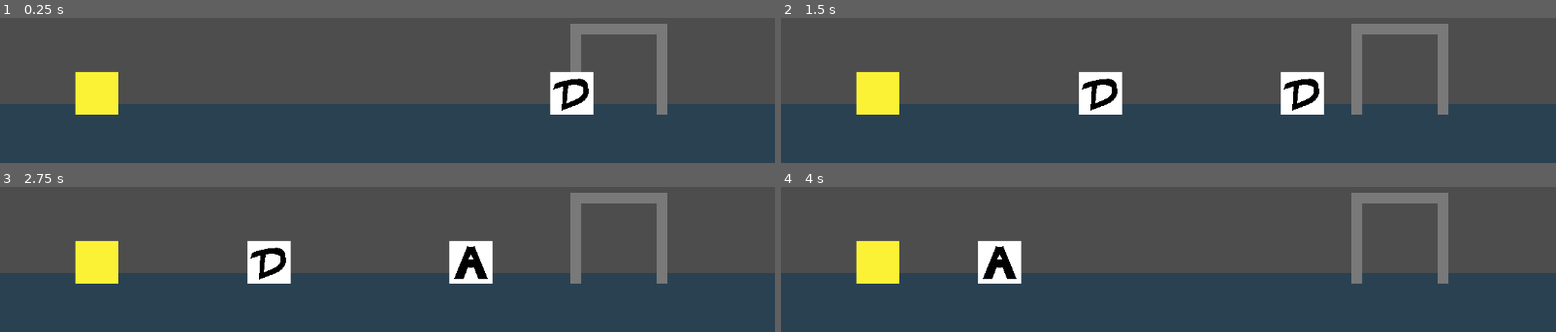
Above: before the commit, frames 1-4 (two rows, left to right).
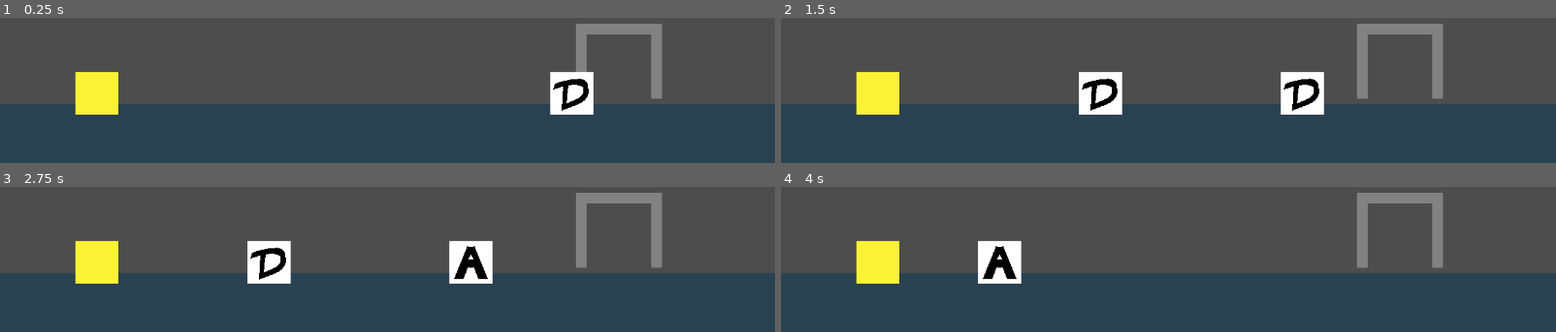
Above: after the commit, the same moments.

Repository: LuccasRMedeiros/ChampionsOfTheUnderworld_godot
Game: Godot game, scene res://scenes/Main.tscn
Two runs of this game, one before a commit and one after it. Both use one fixed random seed, a clock stepped at 60 frames per second and the inputs below.
Inputs:
- Up to frame 1 (0.25 s): no input
- Up to frame 2 (1.5 s): hold D 0.53-1.28 s; hold S from 1.28 s (still down)
- Up to frame 3 (2.75 s): release S at 2.03 s; hold D from 2.03 s (still down)
- Up to frame 4 (4 s): release D at 3.53 s; hold A from 3.53 s (still down)

The runs differ from the first frame. In frame 1, 1.3% of the frame differs, in the area x 73-87%, y 4-67%; in frame 2, 1.7%; in frame 3, 1.7%; in frame 4, 1.7%.

Commit message:
Creating GateLock class

Diff:
--- a/actors/enemy/Act_Enemy_SpawnGate.tscn
+++ b/actors/enemy/Act_Enemy_SpawnGate.tscn
@@ -3,9 +3,9 @@
 [ext_resource type="Script" path="res://actors/enemy/Act_Enemy_SpawnGate.gd" id="1_i6n5y"]
 
 [node name="Act_Enemy_SpawnGate" type="Node2D"]
+position = Vector2(0, 8)
 script = ExtResource("1_i6n5y")
 
-[node name="Gate" type="Polygon2D" parent="."]
-position = Vector2(-72, -64)
-color = Color(0.478431, 0.478431, 0.478431, 1)
-polygon = PackedVector2Array(0, -8, 0, 128, 16, 128, 16, 8, 128, 8, 128, 128, 144, 128, 144, -8)
+[node name="SpawnGateShape" type="Polygon2D" parent="."]
+color = Color(0.509804, 0.509804, 0.509804, 1)
+polygon = PackedVector2Array(-48, 40, -64, 40, -64, -72, 64, -72, 64, 40, 48, 40, 48, -56, -48, -56)
--- a/scripts/GateLock.gd
+++ b/scripts/GateLock.gd
@@ -2,5 +2,24 @@
 
 extends Node2D
 
-func move(dir):
-	pass
+var _lock_speed = 100.0
+var _max_movement = 32
+
+enum LockDirection {UP, DOWN, LEFT, RIGHT}
+
+func move(delta, direction: LockDirection):
+	var finished_movement: bool
+	var move_amount = _lock_speed * delta
+
+	match direction:
+		LockDirection.UP:
+			position.y -= move_amount
+
+		LockDirection.DOWN:
+			position.y += move_amount
+
+		LockDirection.LEFT:
+			position.x -= move_amount
+
+		LockDirection.RIGHT:
+			position.x += move_amount
